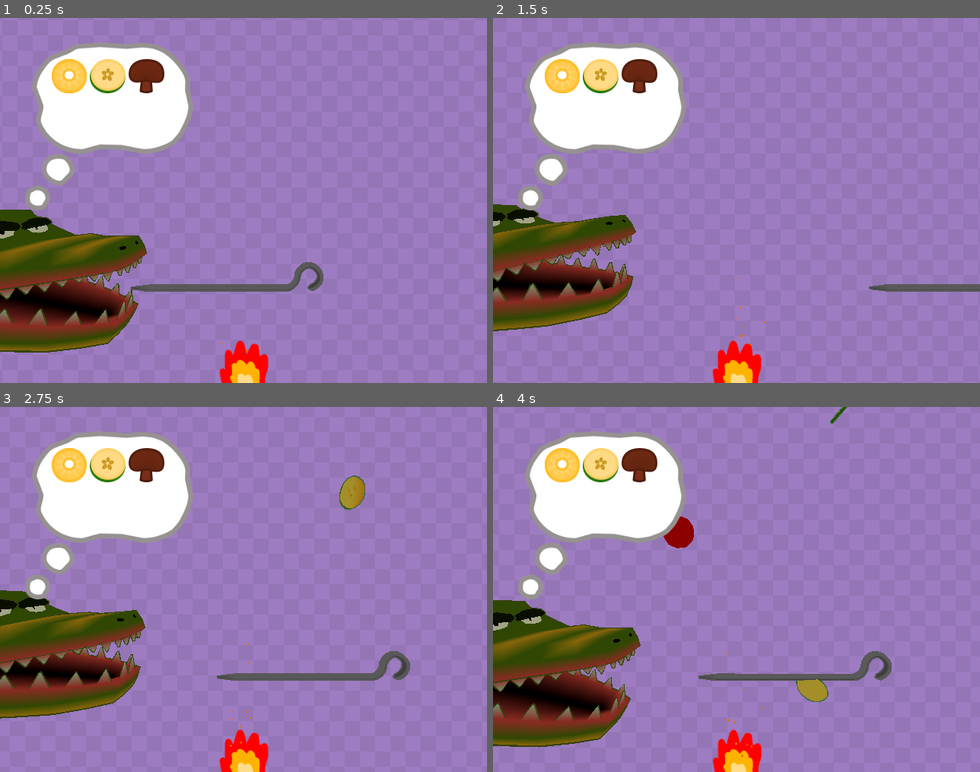
Above: before the commit, frames 1-4 (two rows, left to right).
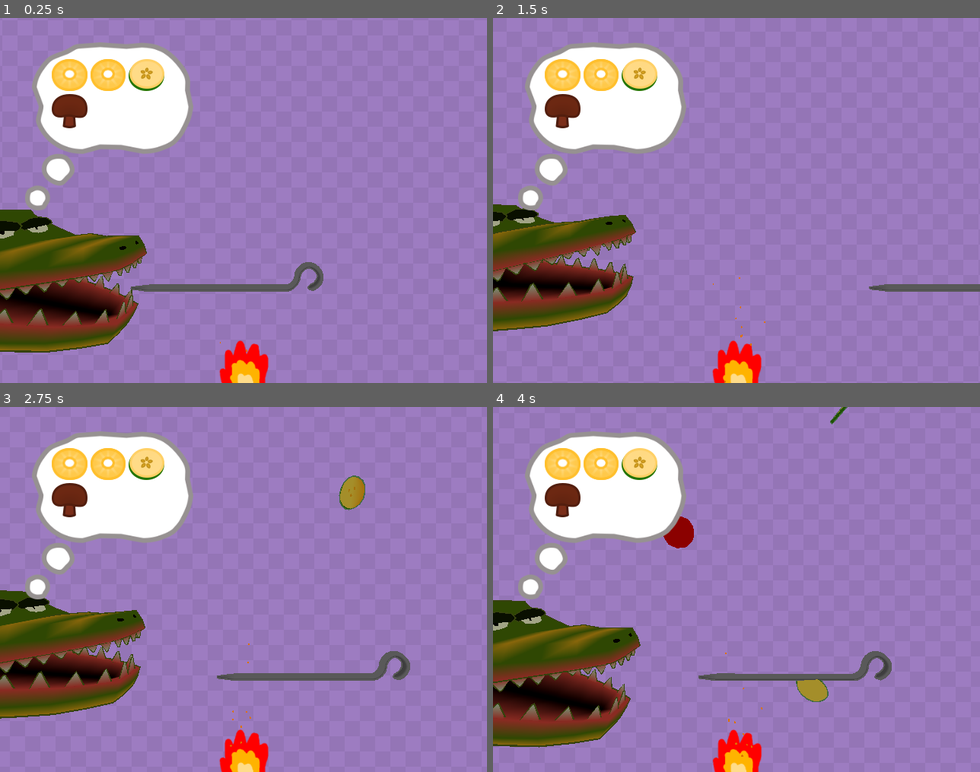
Above: after the commit, the same moments.

Repository: MartinLeGrand/AGES2026GameJam
Game: Godot game, scene res://Project/Maps/GameScene.tscn
Same seed, same stepped clock (60 frames per second), same inputs: the game is played once before the commit and once after it. The engine's default icon, where the game draws it, is replaced by a stand-in: a white triangle on a blue panel in a dark square.
Inputs:
- Up to frame 1 (0.25 s): no input
- Up to frame 2 (1.5 s): hold Right (ui_right) 0.53-1.28 s; tap Space (chomp) at 0.6, 1.35 s; hold Left (ui_left) from 1.28 s (still down)
- Up to frame 3 (2.75 s): release Left (ui_left) at 2.03 s; hold Right (ui_right) from 2.03 s (still down); tap Space (chomp) at 2.1 s
- Up to frame 4 (4 s): tap Space (chomp) at 2.85, 3.6 s; release Right (ui_right) at 3.53 s; hold Left (ui_left) from 3.53 s (still down)

The runs differ from the first frame. In frame 1, 1.7% of the frame differs, in the area x 10-34%, y 11-31%; in frame 2, 1.7%; in frame 3, 1.7%; in frame 4, 1.7%.

Commit message:
OU: Order updates on change (pretty cursed code)

Diff:
--- a/Project/Globals/GameManager/game_manager.gd
+++ b/Project/Globals/GameManager/game_manager.gd
@@ -142,7 +142,7 @@
 		order[req_index].amount -= 1 ## Remove one amount from order
 		if order[req_index].amount <= 0:
 			order.remove_at(req_index)
-			order_changed.emit()
+		order_changed.emit()
 	else:
 		## Not in order at all!
 		feed_combo = 0
--- a/Project/Maps/GameScene.tscn
+++ b/Project/Maps/GameScene.tscn
@@ -210,6 +210,7 @@
 environment = SubResource("Environment_d2qli")
 
 [node name="CanvasLayerForeground" type="CanvasLayer" parent="." unique_id=1095764003]
+process_mode = 3
 
 [node name="UiOrderThought" parent="CanvasLayerForeground" unique_id=1780630391 instance=ExtResource("1_wot6h")]
 
--- a/Project/UI/Scenes/ui_order_thought.gd
+++ b/Project/UI/Scenes/ui_order_thought.gd
@@ -2,6 +2,7 @@
 
 func _ready() -> void:
 	GameManager.order_created.connect(_on_order_created)
+	GameManager.order_changed.connect(_on_order_created) ## Eskil was here
 
 	# behövs för att gamemanager skapar första ordern innan uien ens hinner instantiata.
 	if not GameManager.order.is_empty():
@@ -12,7 +13,8 @@
 		child.queue_free()
 	print_debug("Order Received")
 	for request in GameManager.order:
-		var requestItem = OrderItem.new()
-		requestItem.setFoodType(request.type)
-		requestItem.setTargetPrepared(request.prepared)
-		$TextureRect/GridContainer.add_child(requestItem)
+		for amount: int in request.amount:
+			var requestItem = OrderItem.new()
+			requestItem.setFoodType(request.type)
+			requestItem.setTargetPrepared(request.prepared)
+			$TextureRect/GridContainer.add_child(requestItem)
